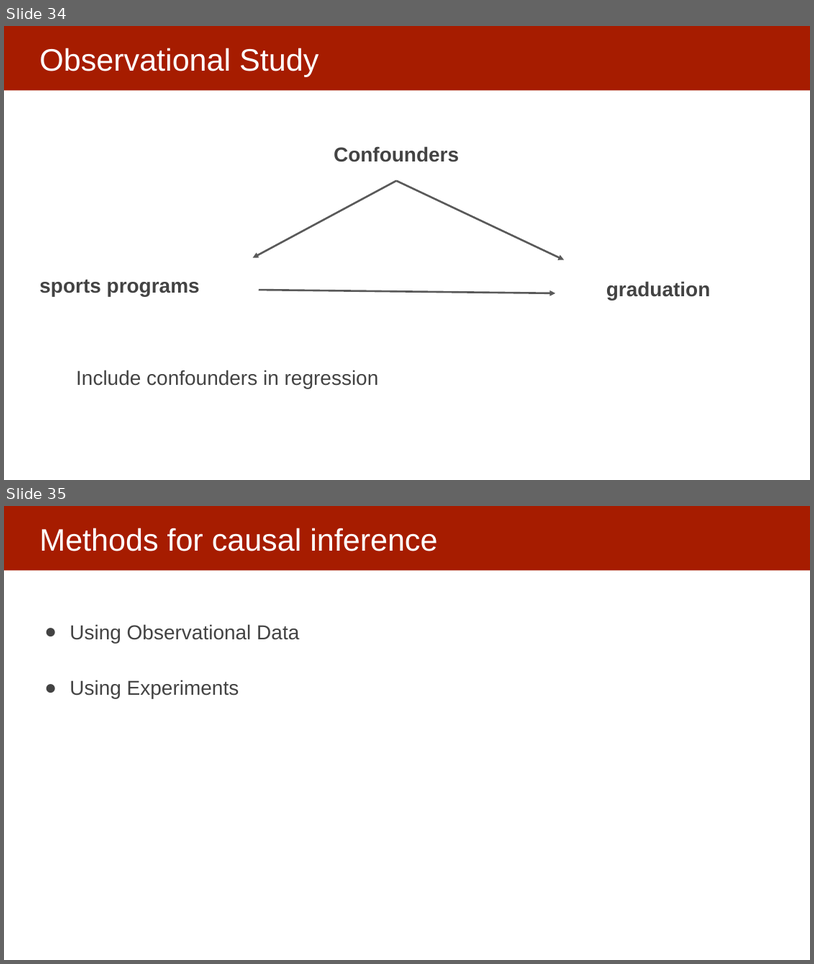
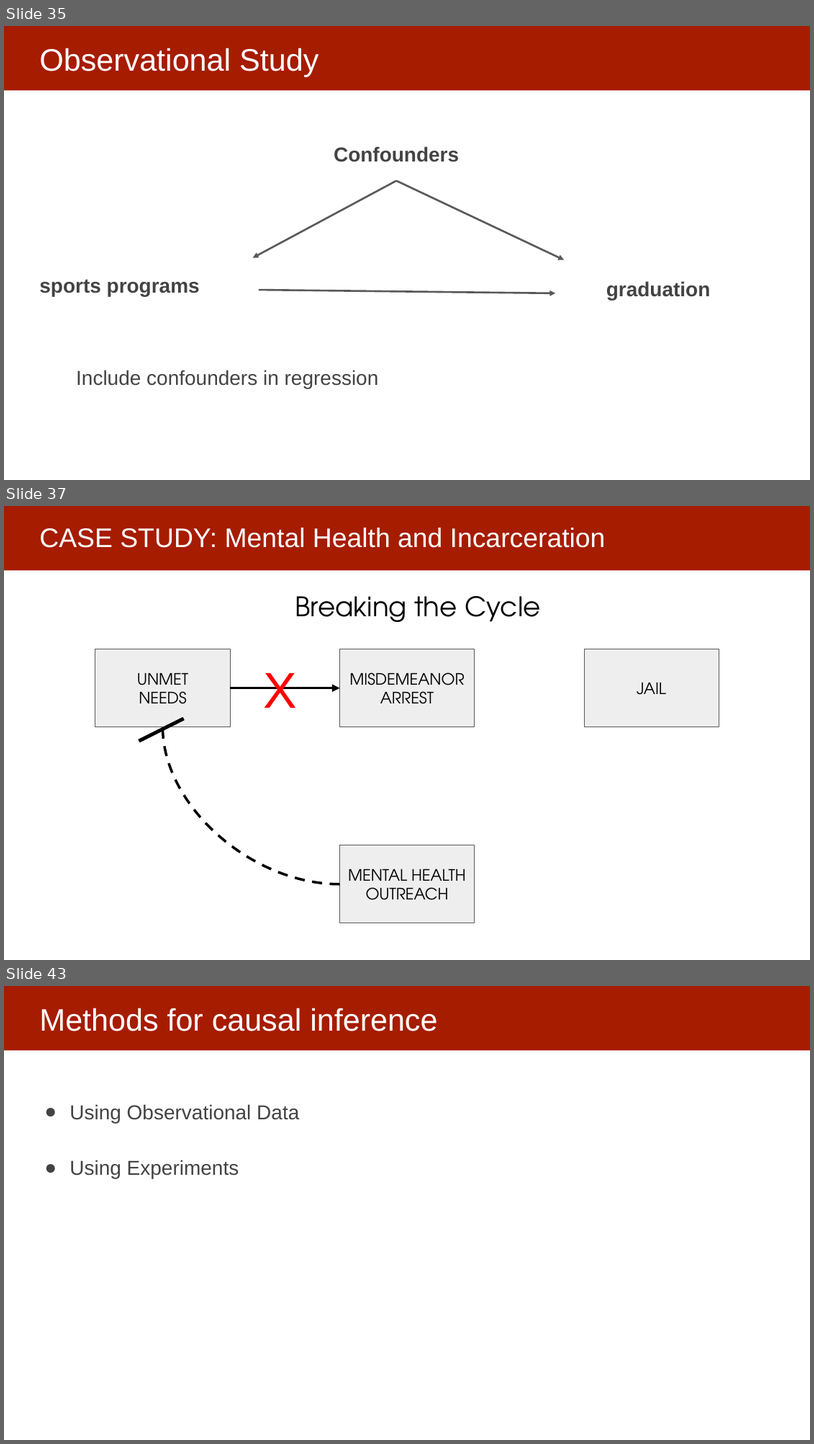
Before and after one commit to dssg/mlforpublicpolicylab, a slide deck: Lectures/21-causal-inference.pptx. Shown one above the other, each under a label of ours: slides 34 and 35 before the commit, slides 35, 37 and 43 after it; the slides between them are not shown. The pictures are 814x964 and 814x1444 pixels, drawn with LibreOffice and Linux fonts; fonts in the diff are those of the drawing. Boxes give left, top, right and bottom in pixels: in the first picture for what was removed or moved away, otherwise in the second. Text is boxed around its words. In the diff, an @@ line names an element or a change of style, - is before the commit and + after.

```diff
--- a/Lectures/21-causal-inference.pptx
+++ b/Lectures/21-causal-inference.pptx
@@ slide 37 added at bbox=[4, 506, 810, 960], background #FFFFFF; not listed: 1 template element that a slide beside it also shows @@
@@ title added at bbox=[39, 528, 606, 548], 32 pt, text #FFFFFF @@
+CASE STUDY: Mental Health and Incarceration
@@ text added at bbox=[296, 596, 540, 622], 32 pt, text #000000 @@
+Breaking the Cycle
@@ rectangle added at bbox=[95, 649, 230, 727], fill #EEEEEE, outline #595959 0.75 pt, 18.7 pt, text #000000 @@
+UNMET
+NEEDS
@@ rectangle added at bbox=[340, 649, 475, 727], fill #EEEEEE, outline #595959 0.75 pt, 18.7 pt, text #000000 @@
+MISDEMEANOR
+ARREST
@@ rectangle added at bbox=[585, 649, 720, 727], fill #EEEEEE, outline #595959 0.75 pt, 18.7 pt, text #000000 @@
+JAIL
@@ text added at bbox=[263, 673, 297, 708], 60 pt, text #FF0000 @@
+X
@@ arrow added from (230, 688) to (340, 688), #000000 3 pt @@
@@ rectangle added at bbox=[139, 717, 184, 742], fill #000000, outline #000000 0.75 pt @@
@@ curved line added from (340, 884) to (162, 727), #000000 3 pt dashed @@
@@ rectangle added at bbox=[340, 845, 475, 923], fill #EEEEEE, outline #595959 0.75 pt, 18.7 pt, text #000000 @@
+MENTAL HEALTH OUTREACH
@@ what was slide 34 is now slide 35 @@
@@ what was slide 35 is now slide 43 @@
```
Also in this commit, not shown: 7 other slides added.
